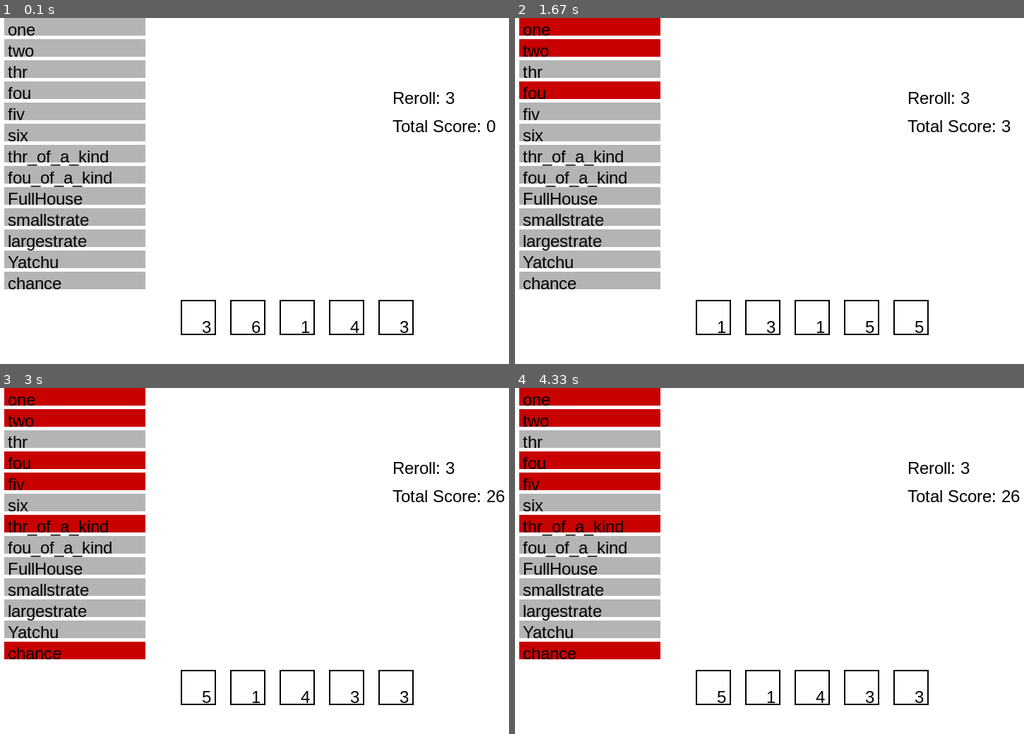
Above: before the commit, frames 1-4 (two rows, left to right).
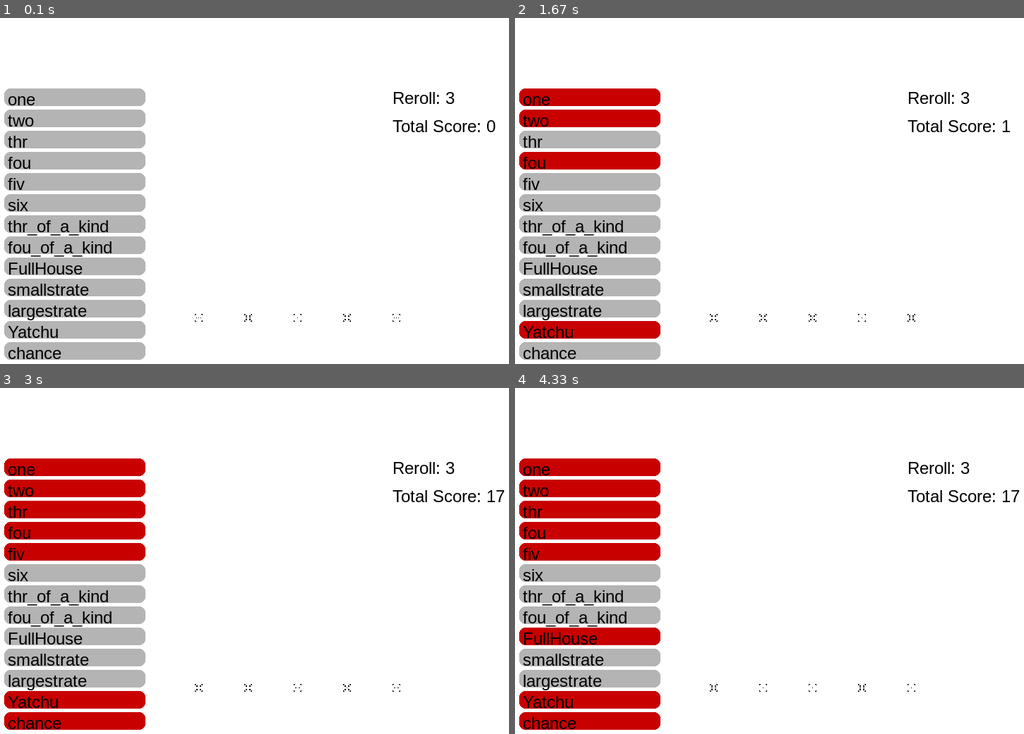
Above: after the commit, the same moments.

Repository: Team-SADA/YACHT
Game: pygame game, started from pygame yatciu.py
The game is run twice, just before and just after one commit, with the same random seed, the same clock (stepped at 60 frames per second) and the same inputs.
Inputs (mouse positions are in pixels of both pictures, inside the frame that each line leads up to):
- Up to frame 1 (0.1 s): no input
- Up to frame 2 (1.67 s): click "one" at 0.38 s; click "fou" at 0.72 s; click (591, 329) at 1.05 s; click "two" at 1.38 s
- Up to frame 3 (3 s): click (117, 516) at 1.72 s; click "fiv" at 2.55 s; click "chance" at 2.88 s
- Up to frame 4 (4.33 s): click (581, 640) at 3.72 s

The runs differ from the first frame. In frame 1, 18% of the frame differs, in the area x 0-82%, y 0-99%; in frame 2, 20%; in frame 3, 21%; in frame 4, 21%, in the area x 0-100%, y 0-99%.

Commit message:
Update pygame yatciu.py

Diff:
--- a/pygame yatciu.py
+++ b/pygame yatciu.py
@@ -18,7 +18,6 @@
 screen = pygame.display.set_mode((WIDTH, HEIGHT))
 pygame.display.set_caption("Yacht Game - Pygame Version")
 
-
 dice = [random.randint(1, 6) for _ in range(5)]
 dice_locked = [False] * 5
 reroll_count = 3
@@ -36,7 +35,7 @@
 dice_rects = [pygame.Rect(300 + i * 70, 400, 50, 50) for i in range(5)]
 
 
-category_buttons = [pygame.Rect(50, 0 + i * 30, 200, 25) for i in range(len(categories))]
+category_buttons = [pygame.Rect(50, 100 + i * 30, 200, 25) for i in range(len(categories))]
 
 
 def draw_text(text, x, y, color=BLACK):
@@ -90,17 +89,19 @@
 
     for i in range(5):
             if dice_locked[i]:
-                pygame.draw.rect(screen, RED, dice_rects[i], 4)
-                draw_text(dice[i], dice_rects[i].x + 30, dice_rects[i].y + 25)
+                image=pygame.image.load("lock6 ({}).png".format(dice[i]))
+                image = pygame.transform.scale(image, (50, 50))
+                screen.blit(image, (dice_rects[i].x, dice_rects[i].y))
             else:
-                pygame.draw.rect(screen, BLACK, dice_rects[i], 2)
-                draw_text(dice[i], dice_rects[i].x + 30, dice_rects[i].y + 25)
+                image=pygame.image.load("pixil-frame-0 ({}).png".format(dice[i]))
+                image = pygame.transform.scale(image, (50, 50))
+                screen.blit(image, (dice_rects[i].x, dice_rects[i].y))
 
 
     for i, cat in enumerate(categories):
         color = RED if cat in used_categories else GRAY
-        pygame.draw.rect(screen, color, category_buttons[i])
-        draw_text(cat, category_buttons[i].x + 5, category_buttons[i].y + 3)
+        pygame.draw.rect(screen, color, category_buttons[i], border_radius=8)
+        draw_text(cat, category_buttons[i].x + 5, category_buttons[i].y + 2)
 
 
     draw_text(f"Reroll: {reroll_count}", 600, 100)
